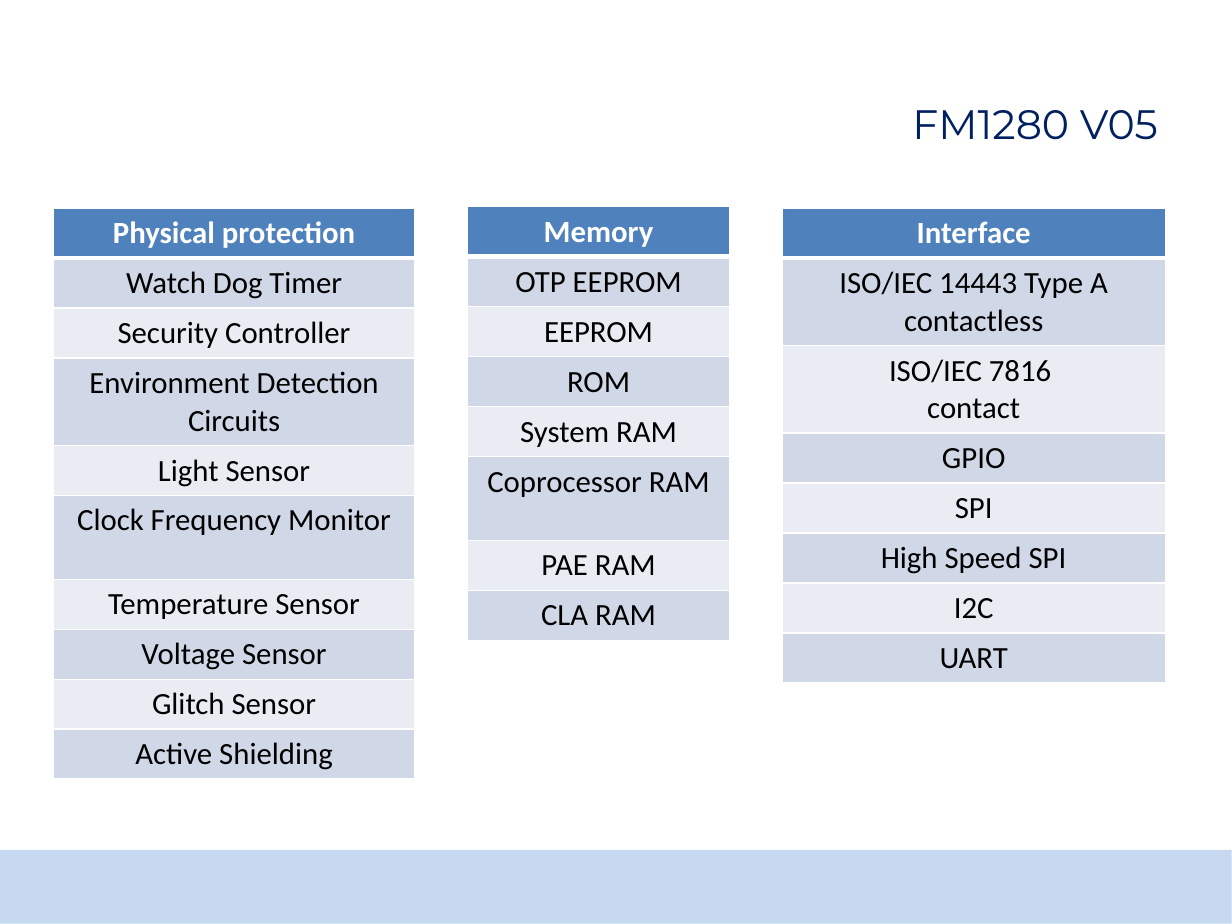
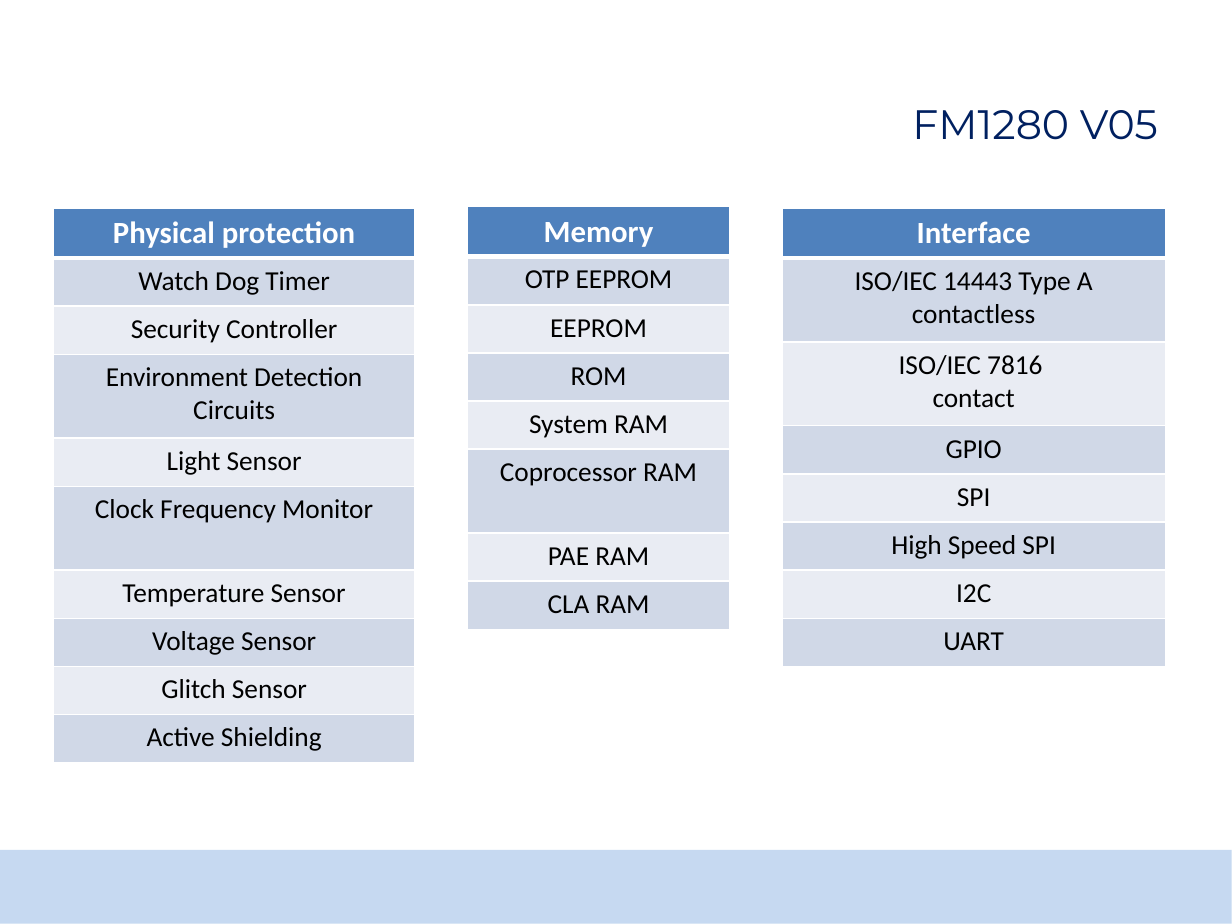
Before and after one commit to TomasMadeja/pv204_Team_Project_Supercalifragilisticexpialidocious, a slide deck: slide 14 of certificate_analysis/pv204_project_report.pptx. Drawn at 1232x924 pixels with LibreOffice and Linux fonts; fonts in the diff are those of the drawing; background and template pictures are left out. Boxes give left, top, right and bottom in pixels: in the first picture for what was removed or moved away, otherwise in the second. Text is boxed around its words. In the diff, an @@ line names an element or a change of style, - is before the commit and + after.

```diff
--- a/certificate_analysis/pv204_project_report.pptx
+++ b/certificate_analysis/pv204_project_report.pptx
@@ table at [53, 208, 415, 763] @@
@@ size 18 to 16 pt in "Watch Dog Timer", "Security Controller", "Environment Detection Circuits", "Light Sensor" and 5 more places @@
@@ borders changed @@
@@ table at [468, 207, 731, 628] @@
@@ size 18 to 16 pt in "OTP EEPROM", "EEPROM", "ROM", "System RAM" and 3 more places @@
@@ borders changed @@
@@ table at [782, 208, 1165, 665] @@
@@ size 18 to 16 pt in "ISO/IEC 14443 Type A contactless", "ISO/IEC 7816", "contact", "GPIO" and 4 more places @@
@@ borders changed @@
```
Also in this commit, not shown: 12 other slides changed, 2 other files.
